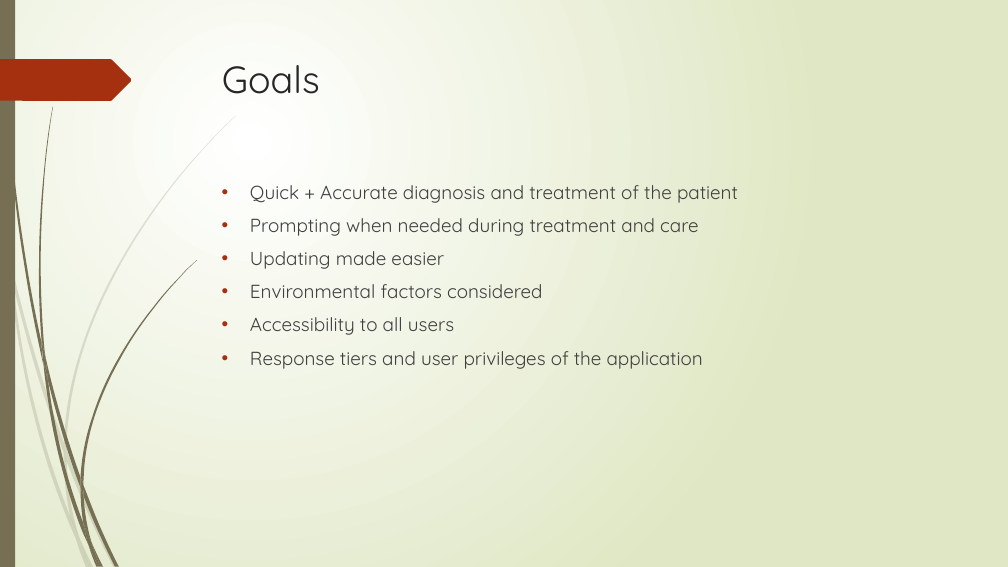
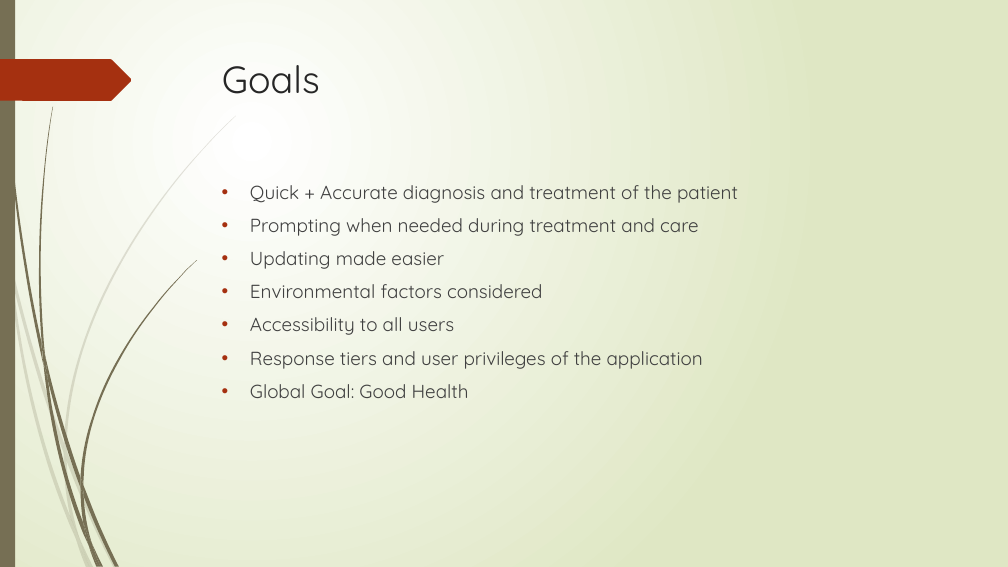
Before and after one commit to bournemouth17/team-5, a slide deck: slide 2 of RNLI.pptx. Drawn at 1008x567 pixels with LibreOffice and Linux fonts; fonts in the diff are those of the drawing. Boxes give left, top, right and bottom in pixels: in the first picture for what was removed or moved away, otherwise in the second. Text is boxed around its words. In the diff, an @@ line names an element or a change of style, - is before the commit and + after.

```diff
--- a/RNLI.pptx
+++ b/RNLI.pptx
@@ text at (x1=250, y1=384, x2=469, y2=398): paragraph added @@
+• Global Goal: Good Health
```
Also in this commit, not shown: 5 other slides changed.
